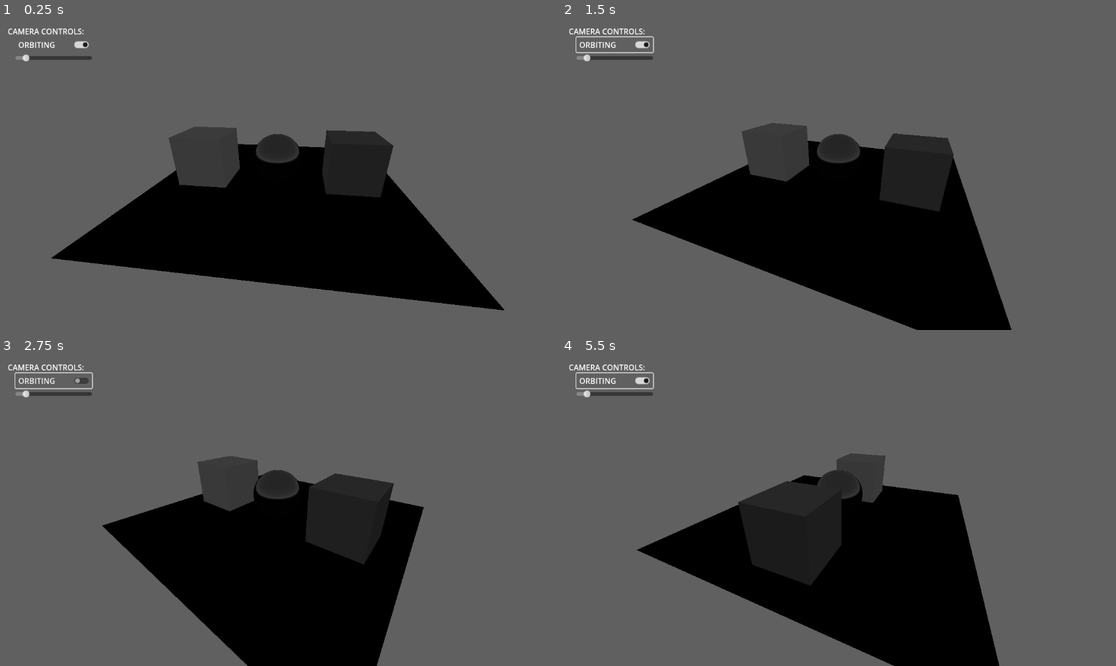
Above: before the commit, frames 1-4 (two rows, left to right).
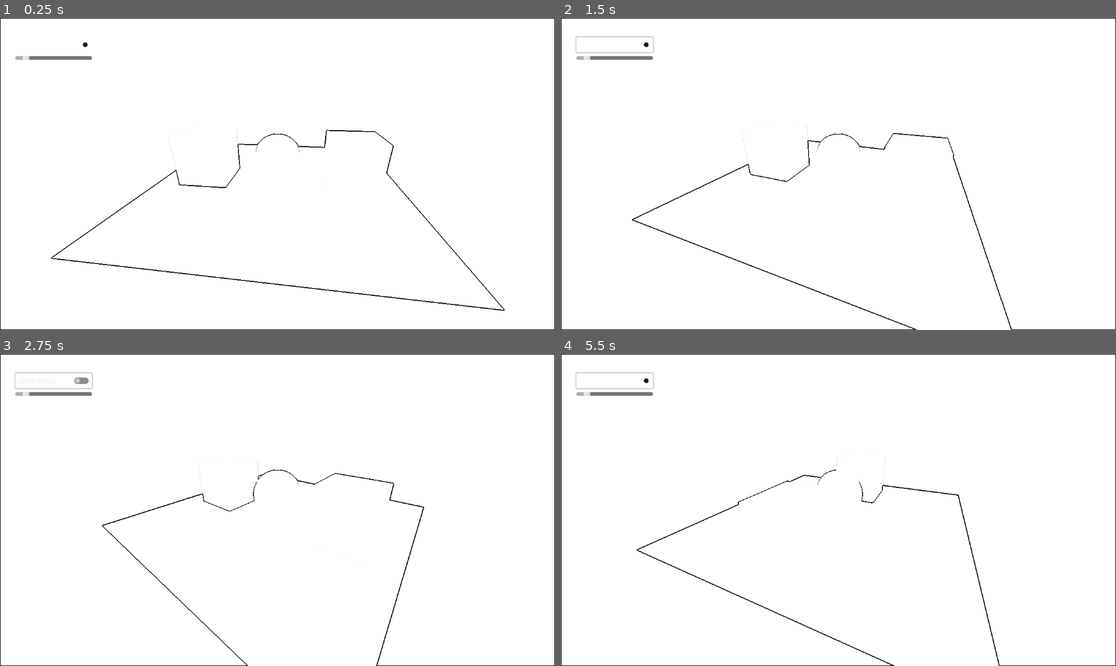
Above: after the commit, the same moments.

Repository: absentSpaghetti/Shader-Basics-With-Spaghetti
Game: Godot game, scene res://scenes/test_world_basic/test_world_basic.tscn
The game is run twice, just before and just after one commit, with the same random seed, the same clock (stepped at 60 frames per second) and the same inputs. The project has no main scene, so this scene is started directly.
Inputs:
- Up to frame 1 (0.25 s): no input
- Up to frame 2 (1.5 s): click "ORBITING" at 0.5 s; click "ORBITING" at 1.25 s
- Up to frame 3 (2.75 s): click "ORBITING" at 2 s
- Up to frame 4 (5.5 s): tap Enter at 2.75 s

The runs differ from the first frame. In frame 1, 100% of the frame differs, in the area x 0-100%, y 0-100%; in frame 2, 100%; in frame 3, 100%; in frame 4, 100%.

Commit message:
Updated Sobel
Sobel now uses the greyscale values instead of image color

Diff:
--- a/scenes/test_world_basic/test_world_basic.tscn
+++ b/scenes/test_world_basic/test_world_basic.tscn
@@ -1,11 +1,13 @@
 [gd_scene load_steps=15 format=3 uid="uid://dkghn76dd0wiy"]
 
 [ext_resource type="Script" path="res://scenes/test_world_basic/camera_pivot.gd" id="1_xhwmj"]
-[ext_resource type="Shader" path="res://shaders/3D/color-to-greyscale/weighted color-to-greyscale.gdshader" id="2_iiyf1"]
+[ext_resource type="Shader" path="res://shaders/3D/edge-detection/sobel-detection.gdshader" id="2_anqug"]
 
 [sub_resource type="ShaderMaterial" id="ShaderMaterial_vdpyk"]
 render_priority = 0
-shader = ExtResource("2_iiyf1")
+shader = ExtResource("2_anqug")
+shader_parameter/min_step = 0.4
+shader_parameter/max_step = 0.6
 
 [sub_resource type="QuadMesh" id="QuadMesh_dcf4f"]
 material = SubResource("ShaderMaterial_vdpyk")
@@ -69,6 +71,7 @@
 transform = Transform3D(1, 0, 0, 0, 0.906308, -0.422618, 0, 0.422618, 0.906308, 0, -0.122144, -4.47047)
 mesh = SubResource("QuadMesh_dcf4f")
 skeleton = NodePath("../../camera_UI")
+metadata/_edit_group_ = true
 
 [node name="camera_UI" type="Control" parent="camera_pivot"]
 z_index = 1
--- a/shaders/3D/edge-detection/sobel-detection.gdshader
+++ b/shaders/3D/edge-detection/sobel-detection.gdshader
@@ -5,13 +5,14 @@
 //
 // MIT License
 //
-// prerequisites:
+// prerequisites: color-to-greyscale
 
 shader_type spatial;
 render_mode unshaded, cull_disabled;
 
 uniform sampler2D screen_texture : hint_screen_texture, filter_linear_mipmap; // screen texture, in Godot 3.x we would use `SCREEN_TEXTURE`
-uniform float threshold : hint_range(0.0, 1.0, 0.01) = 0.5;
+uniform float min_step : hint_range(0.0, 1.0, 0.01) = 0.4;
+uniform float max_step : hint_range(0.0, 1.0, 0.01) = 0.6;
 
 // x direction matrix
 const mat3 kx = mat3(
@@ -28,19 +29,20 @@
 
 // affects verticies
 void vertex() {
-	POSITION = vec4(VERTEX, 1.0); // we assign the mesh's position to viewport
+	POSITION = vec4(VERTEX, 1.0); // assign mesh's position to viewport
 }
 
 // affects color
 void fragment() {
 
-	vec4 texture_color = texture(screen_texture, SCREEN_UV);
+	vec4 texture_color = texture(screen_texture, SCREEN_UV); // sample screen texture
 
-	mat3 I;
+	mat3 I; // Matrix is essentially a vector (in this case Vector3), containing more Vectors (in this case, in contains 3  of Vector3s)
 	for (int i = 0; i < 3; i++ ) {
 		for (int j = 0; j < 3; j++) {
-			vec3 sample_around_pixel = texelFetch(screen_texture, ivec2(FRAGCOORD.xy) + ivec2(i-1,j-1), 0).rgb;
-			I[i][j] = length(sample_around_pixel);
+			vec3 sample_around_pixel = texelFetch(screen_texture, ivec2(FRAGCOORD.xy) + ivec2(i-1,j-1), 0).rgb; // lookup pixels on the screen_texture with given coordinates
+			vec3 sample_grey = vec3(sample_around_pixel.r * 0.3, sample_around_pixel.g * 0.59, sample_around_pixel.b * 0.11); // multiply looked up colors by greyscale weights
+			I[i][j] = sample_grey.r + sample_grey.g + sample_grey.b; // add the weights together to create a greyscale color
 
 		}
 	}
@@ -51,16 +53,13 @@
 	float g = sqrt(pow(gx, 2.0) + pow(gy, 2.0)); // combine x and y of the sobel and get rid of negative values
 
 
-	// strength of the effect; cuts out values higher than the threshold
-	if (g < threshold){
-		g = 1.0;
-	}
-	else {
-		g = 0.0;
-	}
+	// strength of the effect;
+	g = smoothstep(max_step, min_step, g);
 
+	ALBEDO = vec3(g);
+
+//	color + sobel edge detection
 //	ALBEDO = texture_color.rgb * vec3(g);
-	ALBEDO = vec3(g);
 
 //	debug, uncomment to return to the screen_texture color
 //	ALBEDO = texture_color.rgb;
Binary file added: shaders/3D/edge-detection/color+sobel.png
Not shown, changed: shaders/3D/edge-detection/color+sobel.png.import
Binary file removed: shaders/3D/edge-detection/sobel+color.png
Binary file changed: shaders/3D/edge-detection/sobel.png
